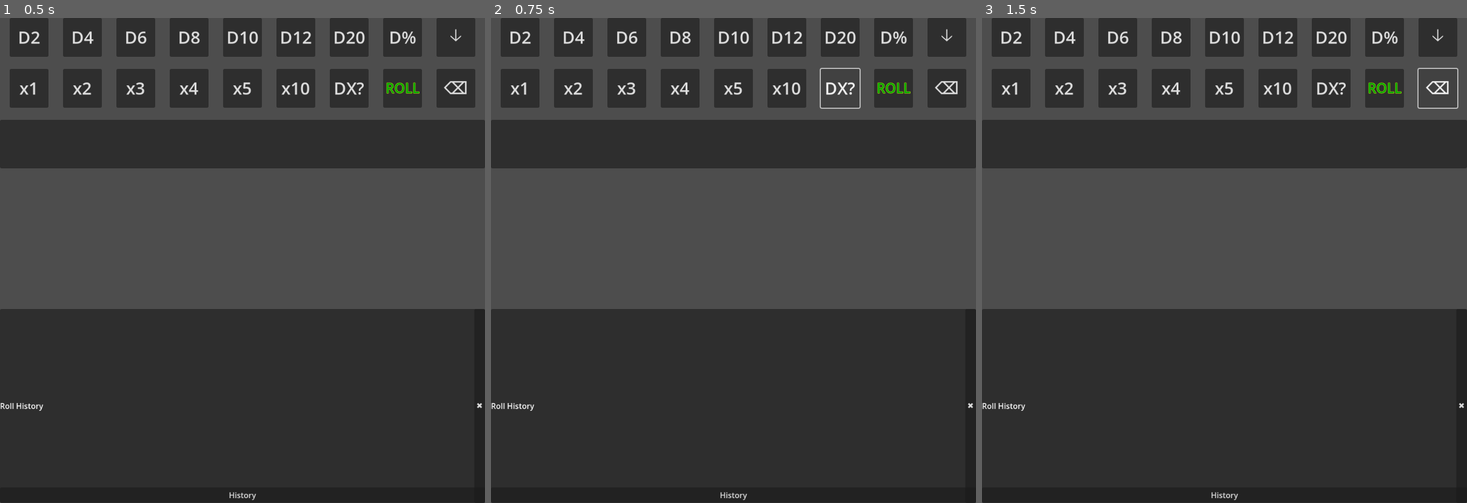
Above: before the commit, frames 1-3 (left to right).
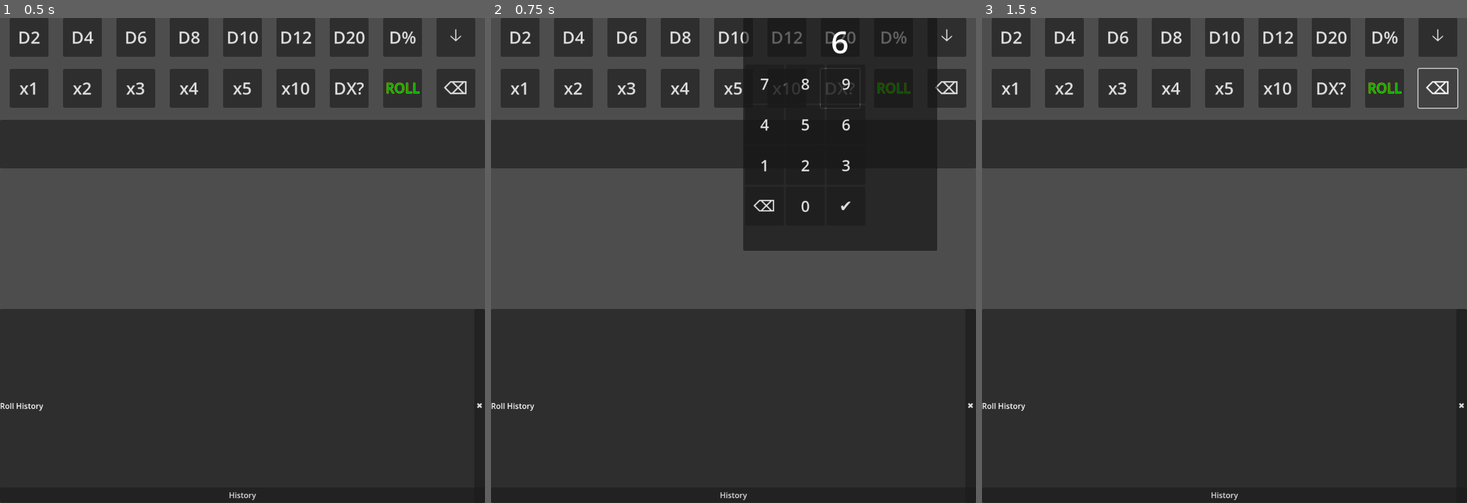
Above: after the commit, the same moments.

Repository: FromAriel/Experiments
Game: Godot game, scene res://main.tscn
The game is run twice, just before and just after one commit, with the same random seed, the same clock (stepped at 60 frames per second) and the same inputs.
Inputs:
- Up to frame 1 (0.5 s): no input
- Up to frame 2 (0.75 s): click "DX?" at 0.5 s
- Up to frame 3 (1.5 s): click "⌫" at 1.25 s

Frame 1 is identical in both runs. In frame 2, 12% of the frame differs, in the area x 52-92%, y 0-48%; in frame 3, nothing differs.

Commit message:
feat(livedie): add custom die input panel and delete button

Diff:
--- /dev/null
+++ b/LIVEdie/scenes/custom_die_panel.tscn
@@ -0,0 +1,22 @@
+[gd_scene load_steps=2 format=3 uid="uid://cdpanel01"]
+
+[ext_resource type="Script" uid="uid://cdpanel_gd" path="res://scripts/custom_die_panel.gd" id="1"]
+
+[node name="CustomDiePanel" type="PopupPanel"]
+script = ExtResource("1")
+size = Vector2i(400, 480)
+
+[node name="VBox" type="VBoxContainer" parent="."]
+anchors_preset = 15
+anchor_right = 1.0
+anchor_bottom = 1.0
+
+[node name="Display" type="Label" parent="VBox"]
+custom_minimum_size = Vector2(0, 80)
+horizontal_alignment = 1
+vertical_alignment = 1
+theme_override_font_sizes/font_size = 64
+text = "1"
+
+[node name="Grid" type="GridContainer" parent="VBox"]
+columns = 3
--- a/LIVEdie/scenes/quick_roll_bar.tscn
+++ b/LIVEdie/scenes/quick_roll_bar.tscn
@@ -1,8 +1,9 @@
-[gd_scene load_steps=4 format=3 uid="uid://qrollbar01"]
+[gd_scene load_steps=5 format=3 uid="uid://qrollbar01"]
 
 [ext_resource type="Script" uid="uid://owkgt6c75kui" path="res://scripts/quick_roll_bar.gd" id="1"]
 [ext_resource type="PackedScene" uid="uid://c4jfdeyqiow6v" path="res://scenes/dial_spinner.tscn" id="2"]
 [ext_resource type="PackedScene" uid="uid://rollhist01" path="res://scenes/roll_history_panel.tscn" id="3"]
+[ext_resource type="PackedScene" uid="uid://cdpanel01" path="res://scenes/custom_die_panel.tscn" id="4"]
 
 [node name="CanvasLayer" type="CanvasLayer"]
 
@@ -216,6 +217,8 @@
 [node name="PreviewDialog" type="AcceptDialog" parent="QuickRollBar"]
 
 [node name="DialSpinner" parent="QuickRollBar" instance=ExtResource("2")]
+
+[node name="CustomDiePanel" parent="QuickRollBar" instance=ExtResource("4")]
 
 [node name="LongPressTimer" type="Timer" parent="QuickRollBar"]
 wait_time = 0.5
--- /dev/null
+++ b/LIVEdie/scripts/custom_die_panel.gd
@@ -0,0 +1,97 @@
+###############################################################
+# LIVEdie/scripts/custom_die_panel.gd
+# Key Classes      • CustomDiePanel – numeric keypad for custom die faces
+# Key Functions    • open_panel_at() – popup keypad near position
+#                   _on_ok_pressed() – confirm selection
+#                   _on_visibility_changed() – cancel on focus loss
+# Editor Exports   • cdp_max_value: int – highest allowed face count
+# Last Major Rev   • 24-06-XX – initial implementation
+###############################################################
+class_name CustomDiePanel
+extends PopupPanel
+
+signal faces_chosen(faces: int)
+
+@export var cdp_max_value: int = 999
+
+var cdp_value: int = 6
+var _confirmed: bool = false
+var _overwrite: bool = false
+
+@onready var _display: Label = $VBox/Display
+@onready var _grid: GridContainer = $VBox/Grid
+
+
+func _ready() -> void:
+    _build_keypad()
+    hide()
+    visibility_changed.connect(_on_visibility_changed)
+
+
+func _build_keypad() -> void:
+    var order := ["7", "8", "9", "4", "5", "6", "1", "2", "3", "DEL", "0", "OK"]
+    for key in order:
+        var btn := Button.new()
+        if key == "DEL":
+            btn.text = "\u232b"
+            btn.pressed.connect(_on_del_pressed)
+        elif key == "OK":
+            btn.text = "\u2714"
+            btn.pressed.connect(_on_ok_pressed)
+        else:
+            btn.text = key
+            btn.pressed.connect(_on_key.bind(key))
+        btn.custom_minimum_size = Vector2(80, 80)
+        btn.add_theme_font_size_override("font_size", 32)
+        _grid.add_child(btn)
+
+
+func open_panel_at(center: Vector2, last_value: int) -> void:
+    cdp_value = clamp(last_value, 1, cdp_max_value)
+    _overwrite = true
+    _confirmed = false
+    _update_display()
+    position = center - Vector2(size) / 2
+    popup()
+
+
+func _update_display() -> void:
+    _display.text = str(cdp_value)
+
+
+func _on_key(ch: String) -> void:
+    var s := "" if _overwrite or cdp_value == 0 else str(cdp_value)
+    _overwrite = false
+    s += ch
+    cdp_value = clamp(int(s), 0, cdp_max_value)
+    _update_display()
+
+
+func _on_del_pressed() -> void:
+    if _overwrite or cdp_value == 0:
+        hide()
+    else:
+        var s := str(cdp_value)
+        if s.length() > 1:
+            s = s.substr(0, s.length() - 1)
+        else:
+            s = "0"
+        cdp_value = int(s)
+        if cdp_value == 0:
+            hide()
+        else:
+            _update_display()
+
+
+func _on_ok_pressed() -> void:
+    if cdp_value == 0:
+        hide()
+        return
+    _confirmed = true
+    hide()
+    emit_signal("faces_chosen", cdp_value)
+
+
+func _on_visibility_changed() -> void:
+    if not visible and not _confirmed:
+        emit_signal("faces_chosen", 0)
--- a/LIVEdie/scripts/quick_roll_bar.gd
+++ b/LIVEdie/scripts/quick_roll_bar.gd
@@ -4,7 +4,7 @@
 # Key Functions    • _on_die_pressed() – queue dice
 #                   _on_long_press_timeout() – handle long press
 # Critical Consts  • QRB_SUPERSCRIPTS – digits for display
-# Dependencies     • DiceParser
+# Dependencies     • DiceParser, CustomDiePanel
 # Last Major Rev   • 24-04-XX – initial implementation
 ###############################################################
 class_name QuickRollBar
@@ -25,6 +25,7 @@
 
 var qrb_queue: Array = []
 var qrb_last_faces: int = 0
+var qrb_last_custom_faces: int = 6
 var qrb_prev_queue: Array = []
 var qrb_long_press_type: String = ""
 var qrb_long_press_param: int = 0
@@ -34,6 +35,7 @@
 @onready var qrb_chip_box: HBoxContainer = $QueueRow/HScroll/DiceChips
 @onready var qrb_history_button: Button = $"../HistoryButton"
 @onready var qrb_history_panel: RollHistoryPanel = $"../RollHistoryPanel"
+@onready var qrb_custom_panel: CustomDiePanel = $CustomDiePanel
 
 
 func _ready() -> void:
@@ -46,6 +48,9 @@
     $PreviewDialog.confirmed.connect(_on_preview_confirmed)
     $DialSpinner.confirmed.connect(_on_spinner_confirmed)
     qrb_history_button.pressed.connect(_on_history_pressed)
+    $RepeaterRow/DieX.pressed.connect(_on_custom_die_pressed)
+    $RepeaterRow/DieX2.pressed.connect(_on_del_button_pressed)
+    qrb_custom_panel.faces_chosen.connect(_on_custom_faces_chosen)
 
 
 func _connect_dice_buttons(row: HBoxContainer) -> void:
@@ -129,6 +134,29 @@
         _on_repeat_pressed(mult)
 
 
+func _on_del_button_pressed() -> void:
+    if qrb_queue.is_empty():
+        return
+    qrb_queue.pop_back()
+    if qrb_queue.is_empty():
+        qrb_last_faces = 0
+    else:
+        qrb_last_faces = qrb_queue[-1]["faces"]
+    _update_queue_display()
+
+
+func _on_custom_die_pressed() -> void:
+    var center := Vector2($RepeaterRow/DieX.get_global_rect().get_center())
+    qrb_custom_panel.open_panel_at(center, qrb_last_custom_faces)
+
+
+func _on_custom_faces_chosen(faces: int) -> void:
+    if faces <= 0:
+        return
+    qrb_last_custom_faces = faces
+    _add_die(faces, 1)
+
+
 func _add_die(faces: int, qty: int) -> void:
     if qrb_queue.is_empty() or qrb_queue[-1]["faces"] != faces:
         qrb_queue.append({"faces": faces, "count": qty})
